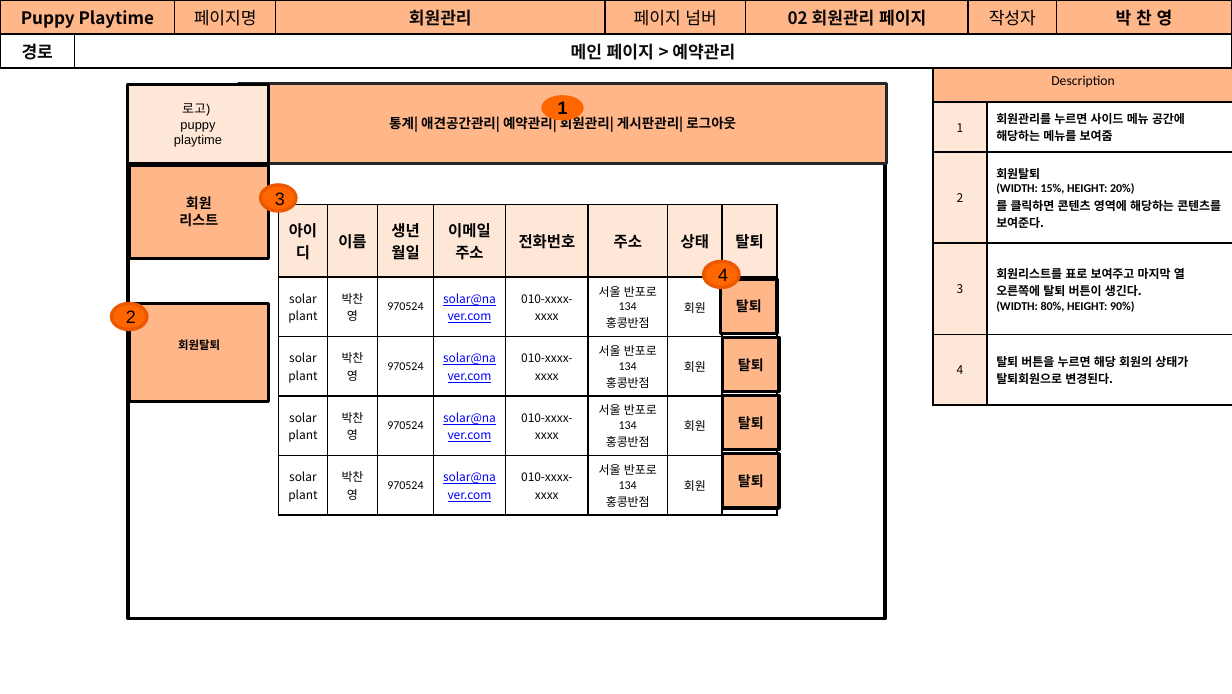
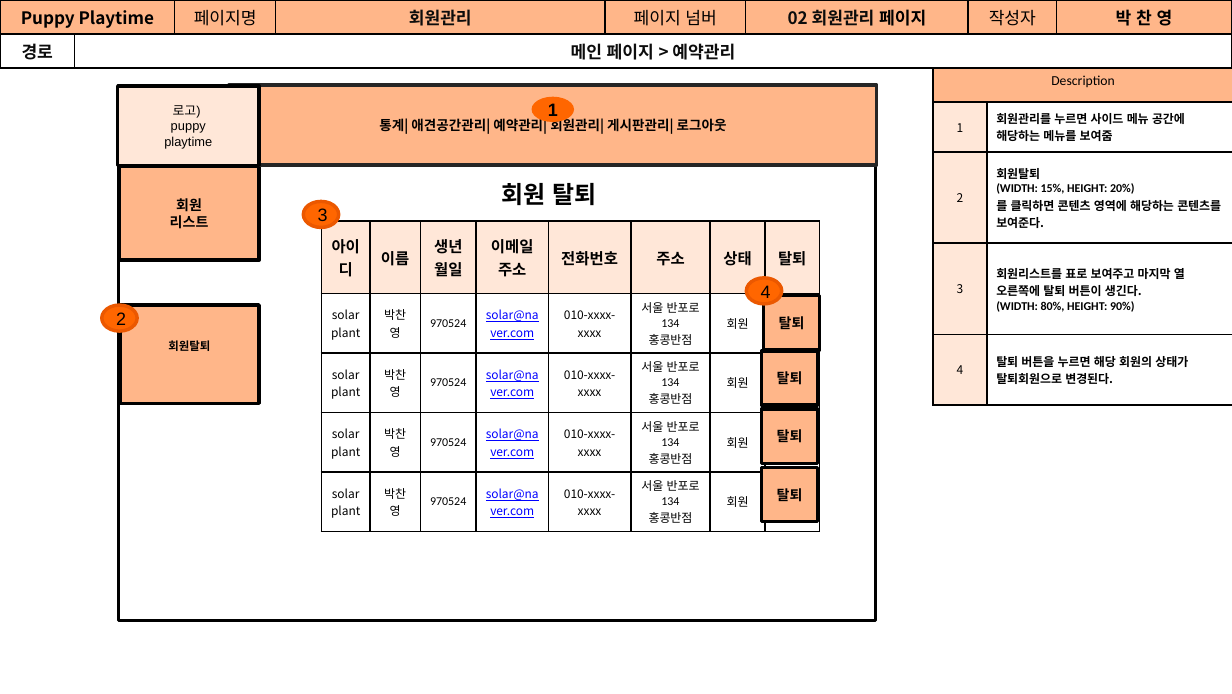
Before and after one commit to Jogging-Kim-Chaebak/PuppyPlaytime, a slide deck: slide 25 of 프로젝트 산출물/9. 스토리보드/Puppy Playtime 관리자 스토리보드.pptx. Drawn at 1232x694 pixels with LibreOffice and Linux fonts; fonts in the diff are those of the drawing. Boxes give left, top, right and bottom in pixels: in the first picture for what was removed or moved away, otherwise in the second. Text is boxed around its words. In the diff, an @@ line names an element or a change of style, - is before the commit and + after.

```diff
--- a/프로젝트 산출물/9. 스토리보드/Puppy Playtime 관리자 스토리보드.pptx
+++ b/프로젝트 산출물/9. 스토리보드/Puppy Playtime 관리자 스토리보드.pptx
@@ 5 rectangles, 2 ellipses: place and size @@
-5 rectangles, 2 ellipses at [112,84,887,618]
+5 rectangles, 2 ellipses at [102,85,877,620]
@@ 3 rectangles, 1 ellipse: place and size @@
-3 rectangles, 1 ellipse at [261,185,780,508]
+3 rectangles, 1 ellipse at [303,201,818,521]
@@ text added at [501,183,596,205], 14 pt, text #000000, bold @@
+회원 탈퇴
@@ table: place and size @@
-table at [278,205,775,515]
+table at [322,221,818,531]
@@ ellipse "4": place and size @@
-ellipse "4" at [703,261,739,287]
+ellipse "4" at [747,277,782,303]
@@ rectangle "탈퇴": place and size @@
-rectangle "탈퇴" at [721,278,777,333]
+rectangle "탈퇴" at [764,296,821,350]
```
Also in this commit, not shown: 23 other slides changed, 1 slide removed, 3 other files.
